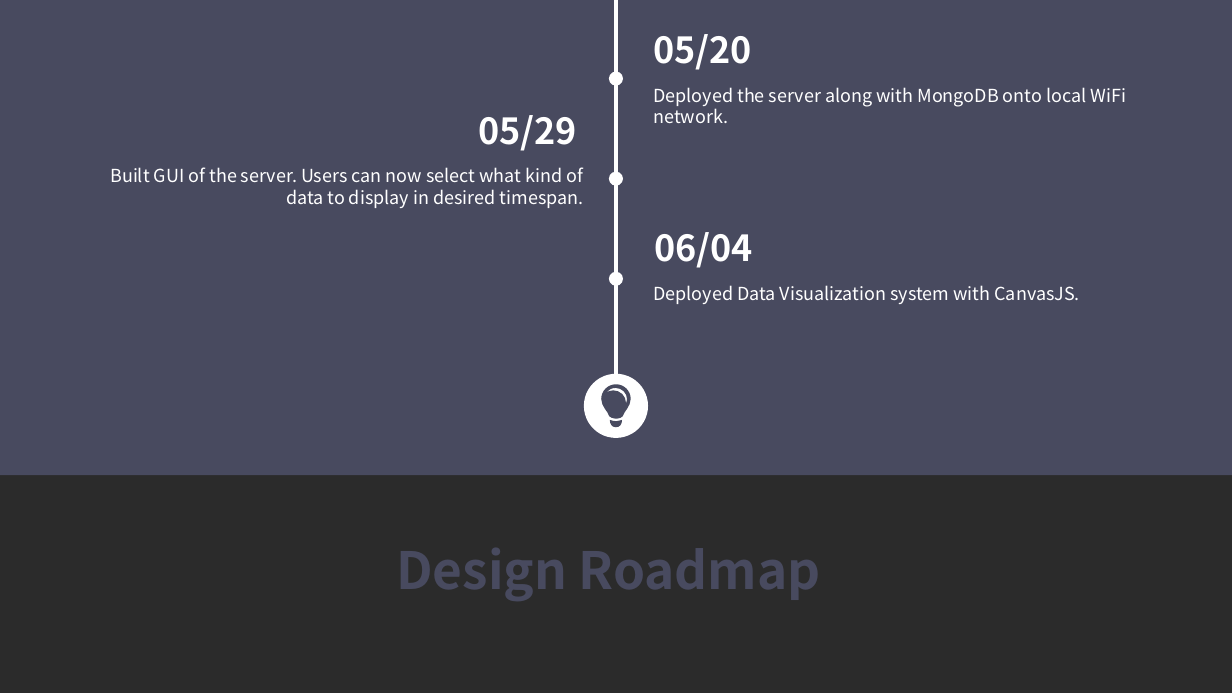
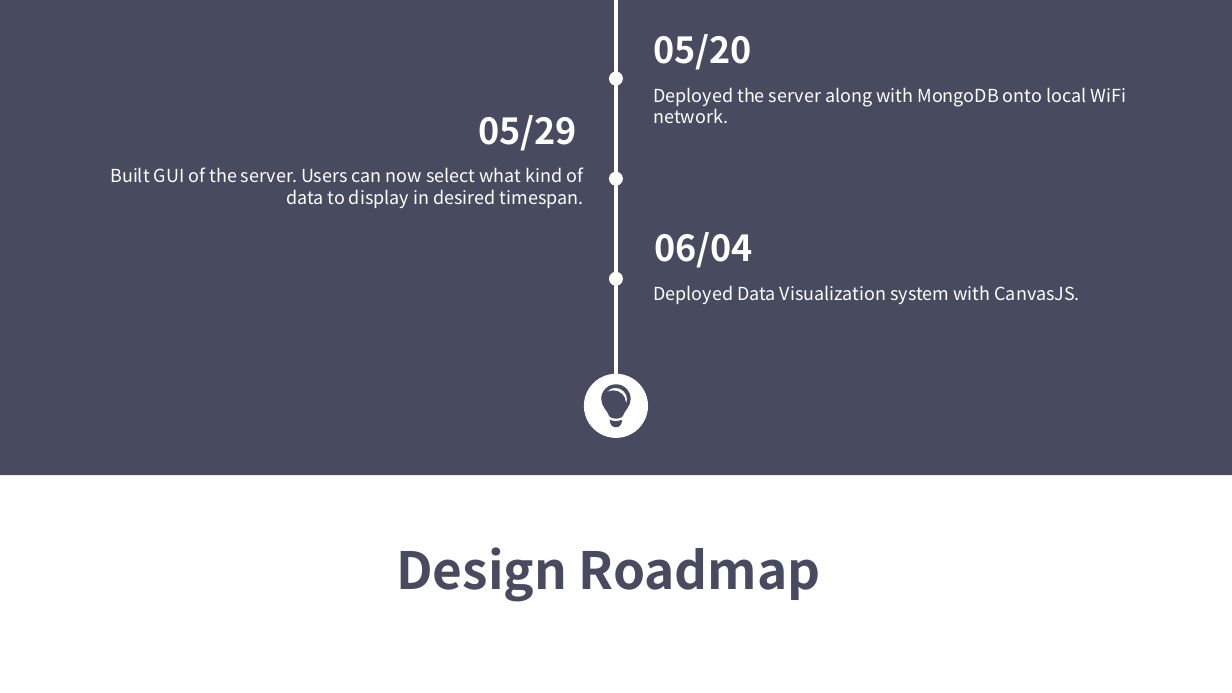
Before and after one commit to YilunAllenChen/Cecropia, a slide deck: slide 11 of Manual/Cecropia.pptx (slide 10 before the commit). Drawn at 1232x693 pixels with LibreOffice and Linux fonts; fonts in the diff are those of the drawing; background and template pictures are left out; a plain dark background stands for a picture behind light text. Boxes give left, top, right and bottom in pixels: in the first picture for what was removed or moved away, otherwise in the second. Text is boxed around its words. In the diff, an @@ line names an element or a change of style, - is before the commit and + after.

```diff
--- a/Manual/Cecropia.pptx
+++ b/Manual/Cecropia.pptx
@@ background picture (left out) to #FFFFFF @@
```
Also in this commit, not shown: 4 other slides changed, 1 slide added, 1 slide removed, 2 other files.
